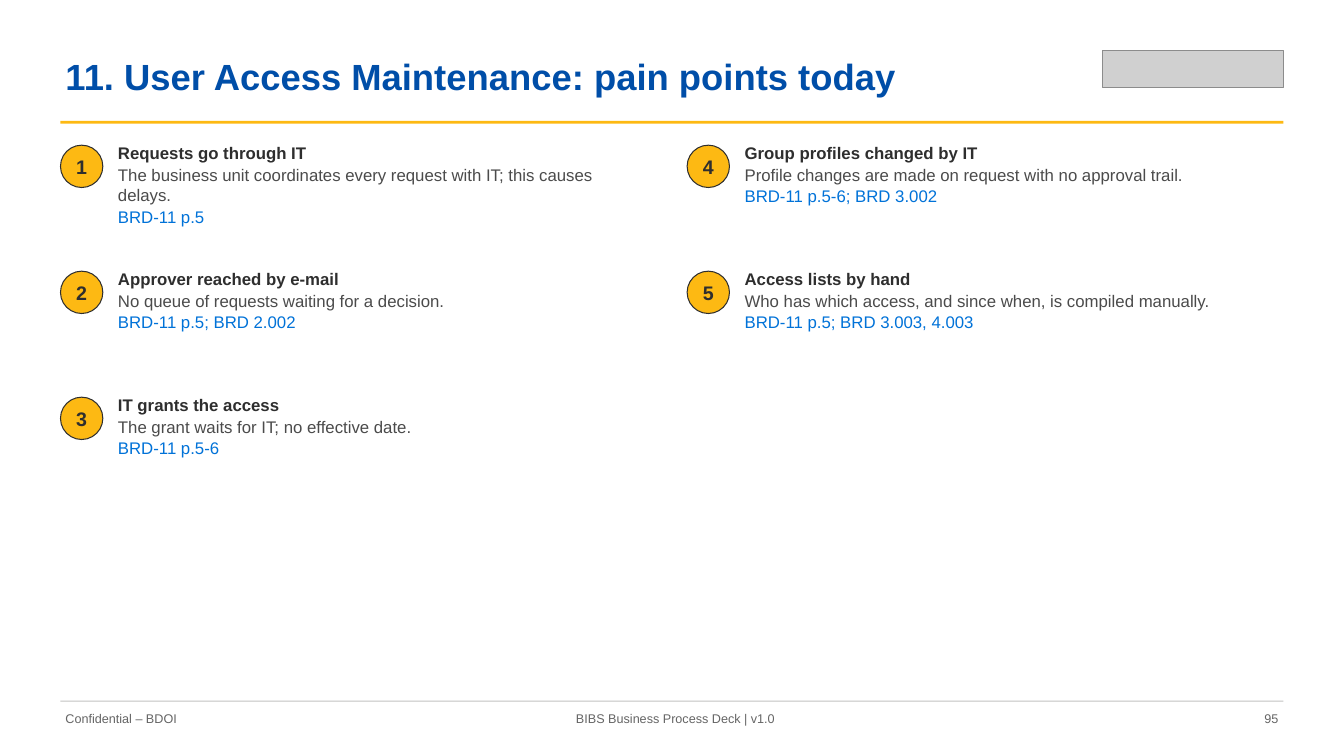
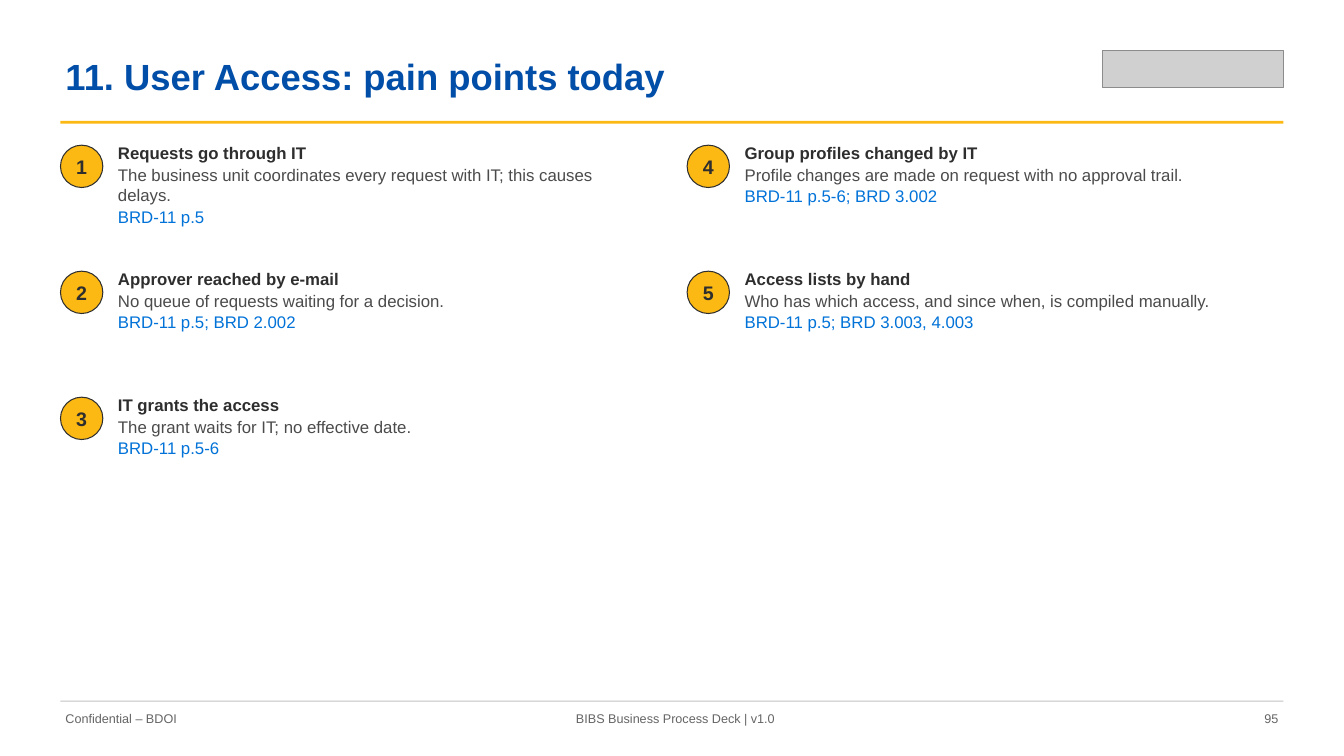
Before and after one commit to IortaTexhNXT-DEV/FinVerse, a slide deck: slide 95 of docs/deliverables/out/Decks/BIBS_Deck_BRD-00_Business_Process_AsIs_Envisioned_BestPractice_v1.0.pptx. Drawn at 1344x756 pixels with LibreOffice and Linux fonts; fonts in the diff are those of the drawing; grey boxes stand for pictures. Boxes give left, top, right and bottom in pixels: in the first picture for what was removed or moved away, otherwise in the second. Text is boxed around its words. In the diff, an @@ line names an element or a change of style, - is before the commit and + after.

```diff
--- a/docs/deliverables/out/Decks/BIBS_Deck_BRD-00_Business_Process_AsIs_Envisioned_BestPractice_v1.0.pptx
+++ b/docs/deliverables/out/Decks/BIBS_Deck_BRD-00_Business_Process_AsIs_Envisioned_BestPractice_v1.0.pptx
@@ text at (65, 63, 665, 97): text changed @@
-11. User Access Maintenance: pain points today
+11. User Access: pain points today
```
Also in this commit, not shown: 39 other slides changed, 11 other files.
